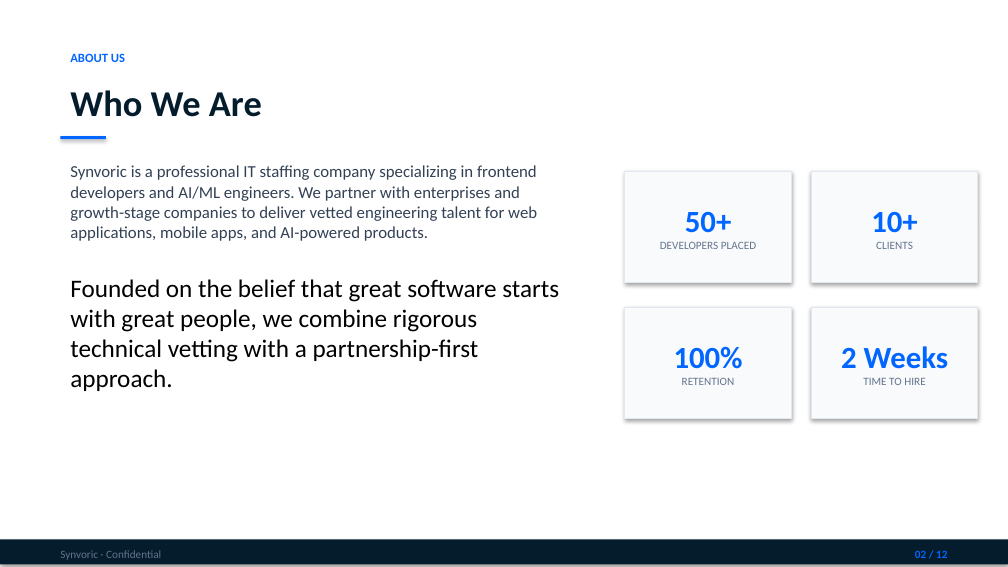
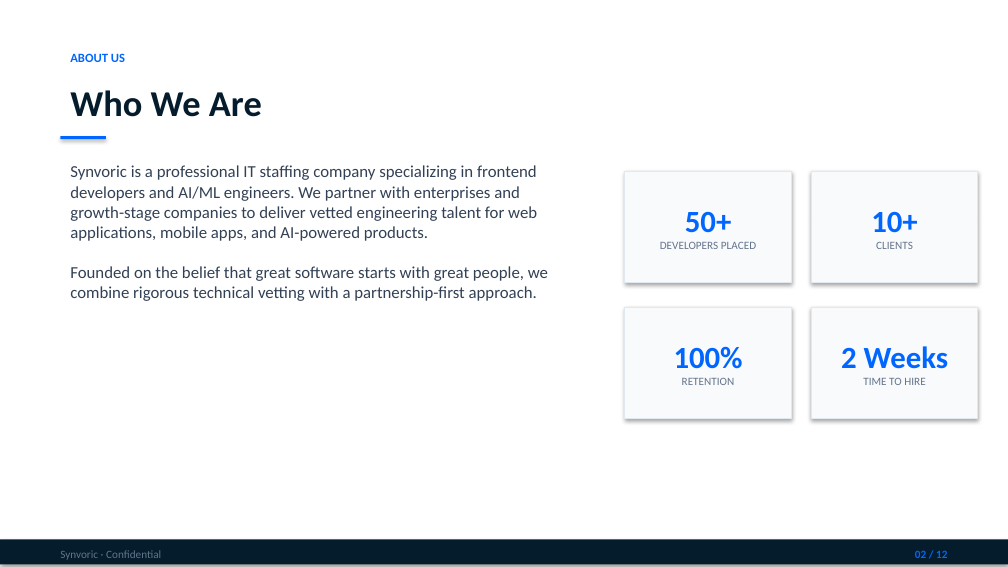
Before and after one commit to jyoti-creative-cards/jyoti-cards-erp, a slide deck: slide 2 of synvoric/assets/Synvoric-Capability-Deck.pptx. Drawn at 1008x567 pixels with LibreOffice and Linux fonts; fonts in the diff are those of the drawing. Boxes give left, top, right and bottom in pixels: in the first picture for what was removed or moved away, otherwise in the second. Text is boxed around its words. In the diff, an @@ line names an element or a change of style, - is before the commit and + after.

```diff
--- a/synvoric/assets/Synvoric-Capability-Deck.pptx
+++ b/synvoric/assets/Synvoric-Capability-Deck.pptx
@@ text at [70,266,548,301]: size 18 to 12 pt, text colour #000000 to #334155 in "Founded on the belief that great software ..." @@
```
Also in this commit, not shown: 1 other slide changed, 30 other files.
